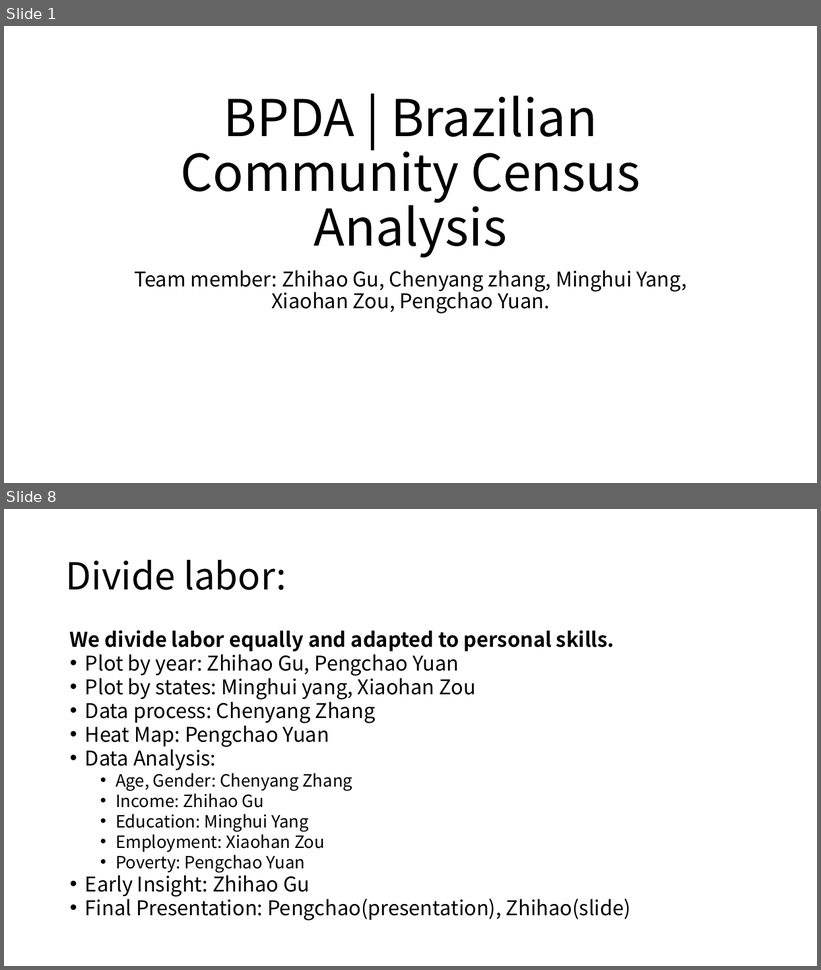
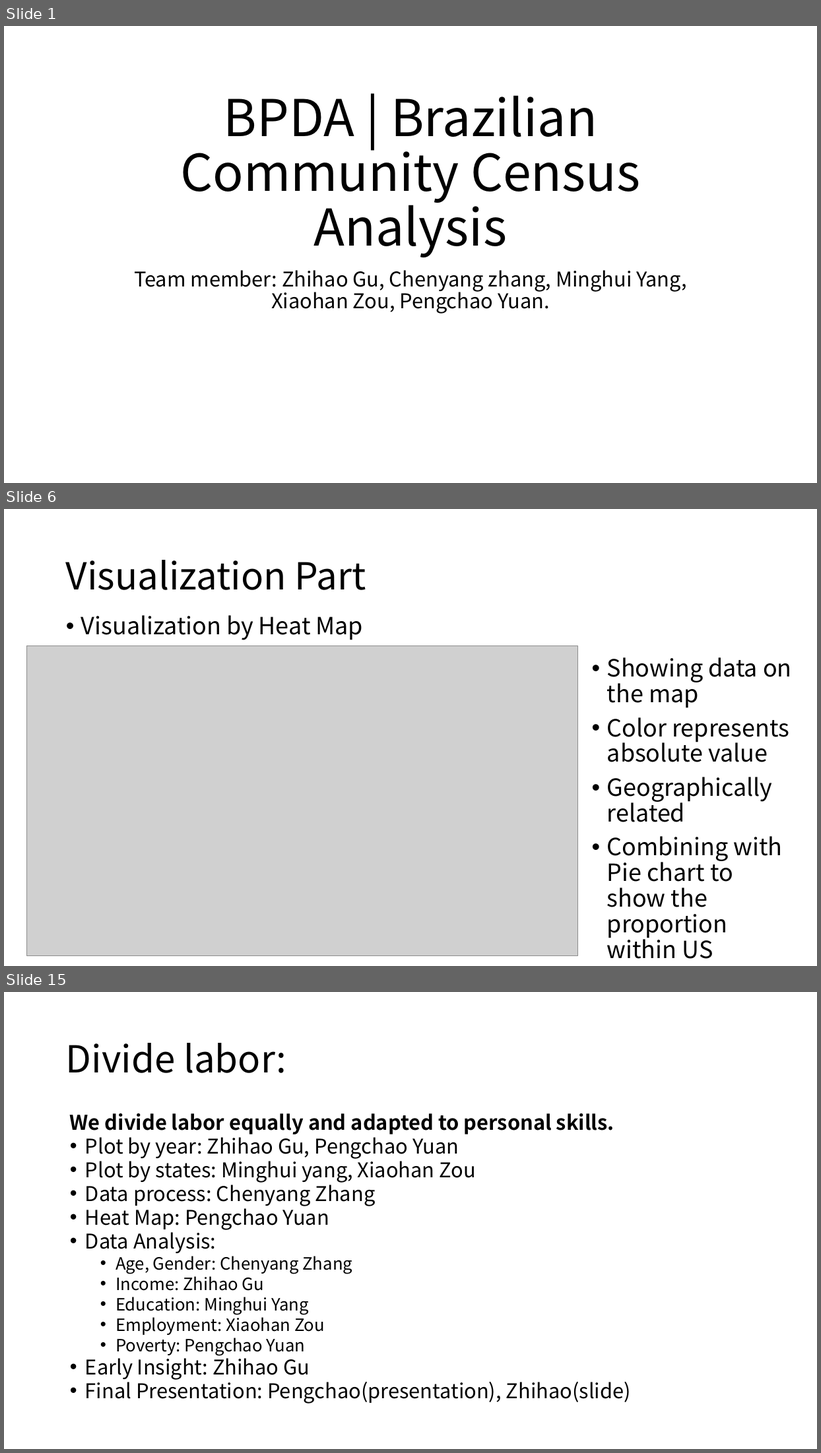
Before and after one commit to BU-Spark/ds-boston-bpda-br-census, a slide deck: Team 3 Project Deliverable/Final Presentation.pptx. Shown one above the other, each under a label of ours: slides 1 and 8 before the commit, slides 1, 6 and 15 after it; the slides between them are not shown. The pictures are 821x970 and 821x1453 pixels, drawn with LibreOffice and Linux fonts; fonts in the diff are those of the drawing; grey boxes stand for pictures. Boxes give left, top, right and bottom in pixels: in the first picture for what was removed or moved away, otherwise in the second. Text is boxed around its words. In the diff, an @@ line names an element or a change of style, - is before the commit and + after.

```diff
--- a/Team 3 Project Deliverable/Final Presentation.pptx
+++ b/Team 3 Project Deliverable/Final Presentation.pptx
@@ slide 6 added at bbox=[4, 509, 817, 966], background #FFFFFF @@
@@ title added at bbox=[66, 560, 366, 590], 44 pt, text #000000 @@
+Visualization Part
@@ text added at bbox=[81, 615, 364, 640], 28 pt, text #000000 @@
+• Visualization by Heat Map
@@ picture added at bbox=[27, 646, 578, 956] @@
@@ text added at bbox=[607, 657, 792, 959], 28 pt, text #000000 @@
+• Showing data on the map
+• Color represents absolute value
+• Geographically related
+• Combining with Pie chart to show the proportion within US
@@ what was slide 8 is now slide 15 @@
```
Also in this commit, not shown: 2 slides changed, 11 other slides added, 4 slides removed, 4 other files.
